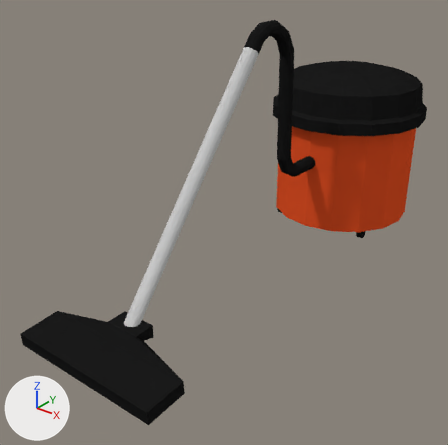
One commit to the Blender file iggj19-game/Assets/Models/staubsauger.blend: the scene before it, then after it.
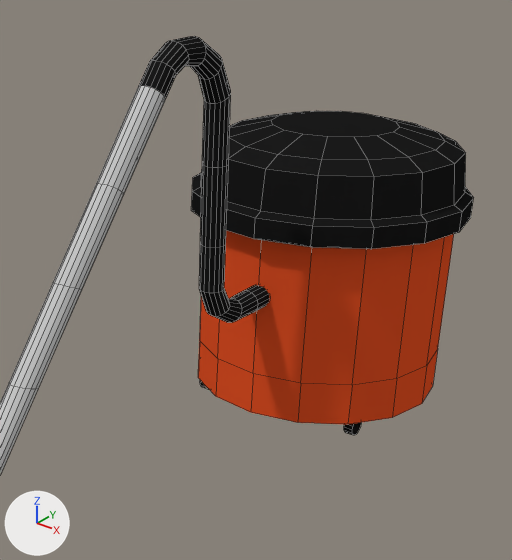
Old and new are each drawn whole from a 50 mm lens placed at (1.105, -2.148, 1.096), pointed at (-0.047, -0.709, 0.203) and again close up on the part from 38% to 100% of the width and 0% to 69% of the height. The axes (+X, +Y, +Z) are drawn at lower left. The lights are the same throughout. The close-ups show mesh edges as thin lines.
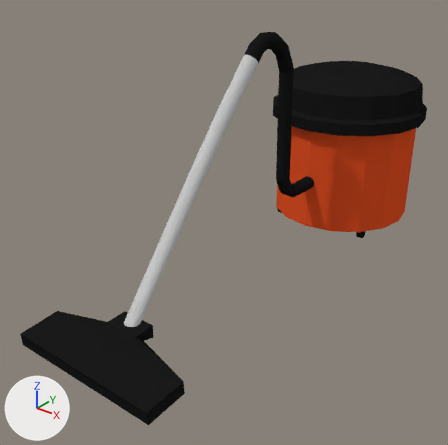
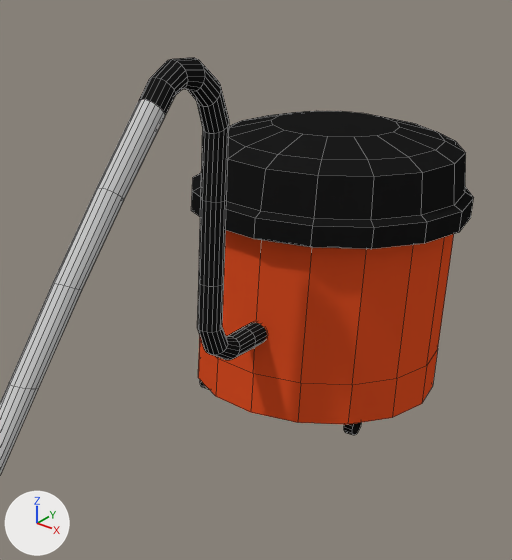
Where the newer file only moved an object's origin or applied its transform, the numbers keep the older frame.

Boxes [x1, y1, x2, y2] around the edits, measured in the close-ups (512 x 560 px; the box of a moved part takes in the faces that stretch with it):
'Cylinder', reshaped
    before: [0, 36, 474, 474]
    after: [0, 58, 474, 474]
part 1 of me_cylinder, moved or reshaped
    before: [53, 36, 270, 323]
    after: [53, 58, 267, 360]

The change in detail:
me_cylinder is used by ob_cylinder; location (0.0, 0.0, -0.032).
me_cylinder had 576 vertices, 490 faces and spanned x -0.29..0.29, y -1.38..0.29, z 0.03..0.86.
me_cylinder now has 576 vertices, 490 faces and spans x -0.29..0.29, y -1.38..0.29, z 0.03..0.83.
me_cylinder part 1: 224 of 576 vertices moved; they spanned x -0.02..0.02, y -0.77..-0.26, z 0.3..0.86 and now span x -0.02..0.02, y -0.77..-0.26, z 0.22..0.83; mean shift (0.0, 0.0, -0.05); largest move (0.0, -0.35, 0.35) -> (0.0, -0.35, 0.27).
